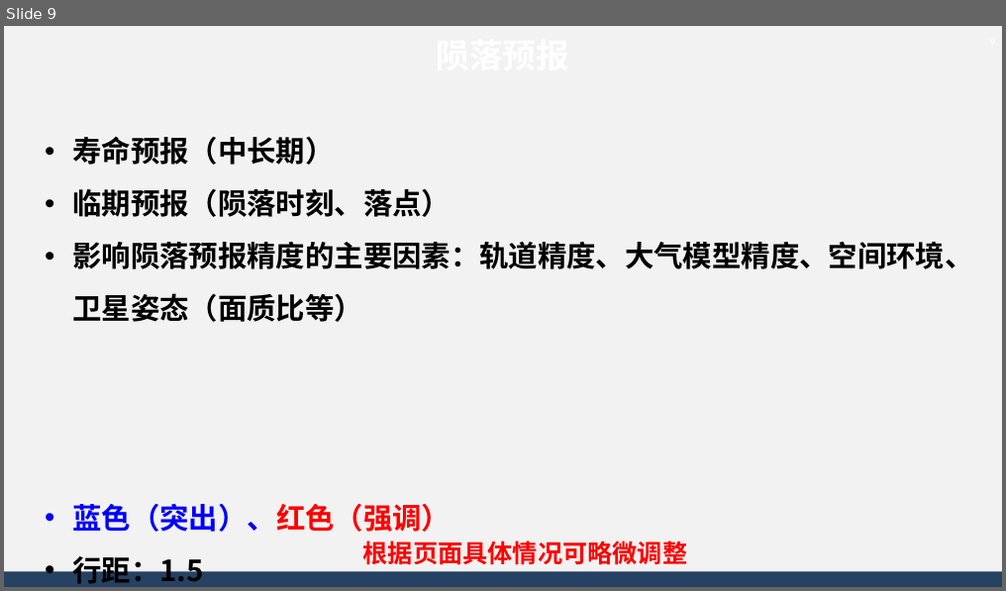
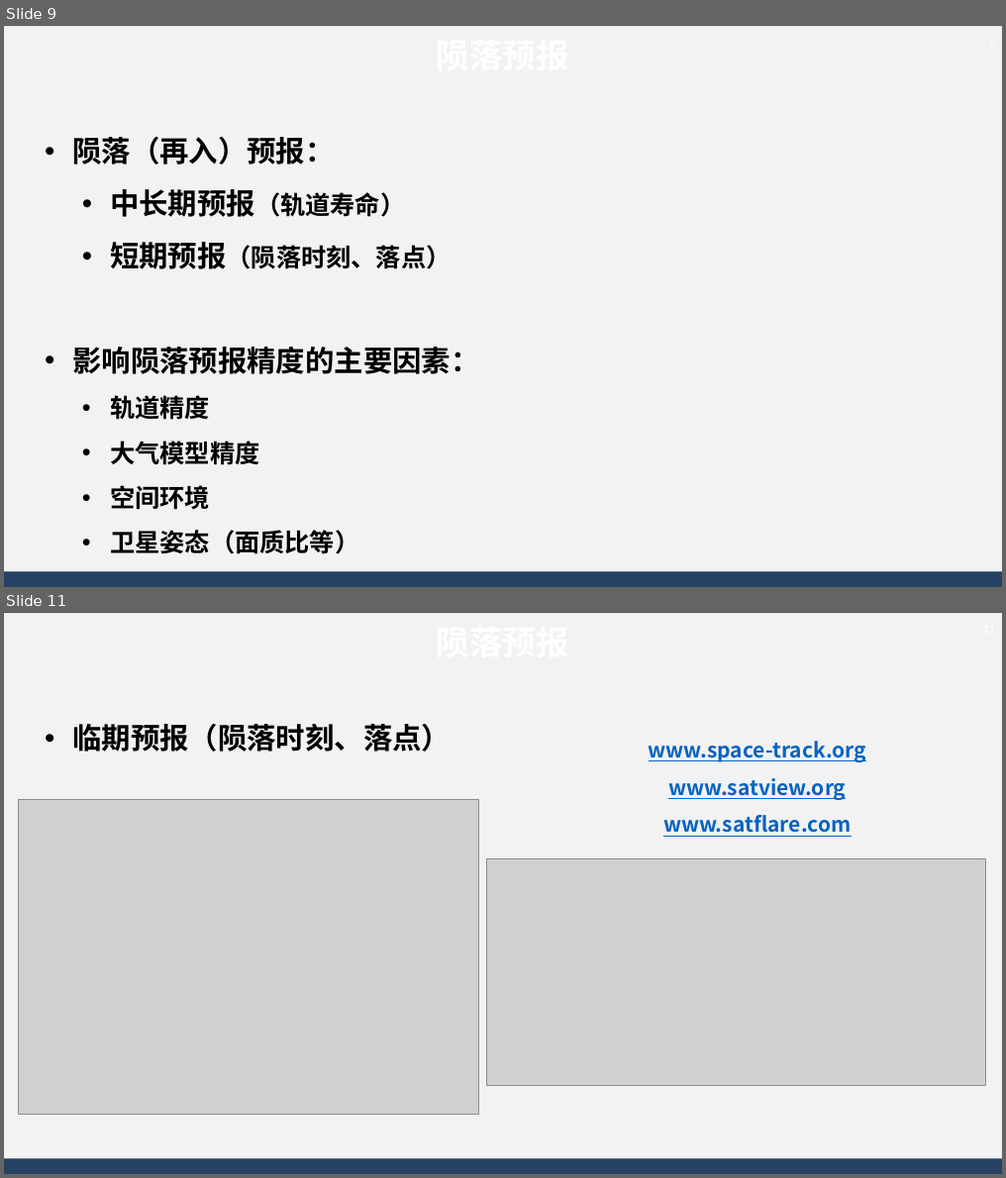
Before and after one commit to AsBackup/DAOSSA, a slide deck: 10 大气阻力摄动，大气密度模型，陨落预报.pptx. Shown one above the other, each under a label of ours: slide 9 before the commit, slides 9 and 11 after it; the slides between them are not shown. The pictures are 1006x591 and 1006x1178 pixels, drawn with LibreOffice and Linux fonts; fonts in the diff are those of the drawing; grey boxes stand for pictures; background and template pictures are left out. Boxes give left, top, right and bottom in pixels: in the first picture for what was removed or moved away, otherwise in the second. Text is boxed around its words. In the diff, an @@ line names an element or a change of style, - is before the commit and + after.

```diff
--- a/10 大气阻力摄动，大气密度模型，陨落预报.pptx
+++ b/10 大气阻力摄动，大气密度模型，陨落预报.pptx
@@ slide 11 added at [4,613,1002,1174], background #F2F2F2; not listed: 1 template element that a slide beside it also shows @@
@@ page number added at [966,613,1002,643], 12 pt, text #FFFFFF @@
+11
@@ text added at [72,724,450,752], 28 pt, text #000000, bold @@
+• 临期预报（陨落时刻、落点）
@@ text added at [72,724,450,752], 32 pt, text #FFFFFF, bold @@
+陨落预报
@@ text added at [648,741,867,837], 20 pt, text #0563C1, bold, underline @@
+www.space-track.org
+www.satview.org
+www.satflare.com
@@ picture added at [18,799,478,1115] @@
@@ picture added at [487,859,986,1086] @@
@@ slide 9 changed as well @@
@@ text at [72,137,479,555]: text changed; size 28 to 24 pt @@
-• 寿命预报（中长期）
-• 临期预报（陨落时刻、落点）
-• 影响陨落预报精度的主要因素：轨道精度、大气模型精度、空间环境、卫星姿态（面质比等）
-• 蓝色（突出）、红色（强调）
-• 行距：1.5
+• 陨落（再入）预报：
+  • 中长期预报（轨道寿命）
+  • 短期预报（陨落时刻、落点）
+• 影响陨落预报精度的主要因素：
+  • 轨道精度
+  • 大气模型精度
+  • 空间环境
+  • 卫星姿态（面质比等）
@@ text removed at [363,541,688,566] @@
-根据页面具体情况可略微调整
```
Also in this commit, not shown: 3 other slides changed, 6 other slides added, 5 slides removed.
